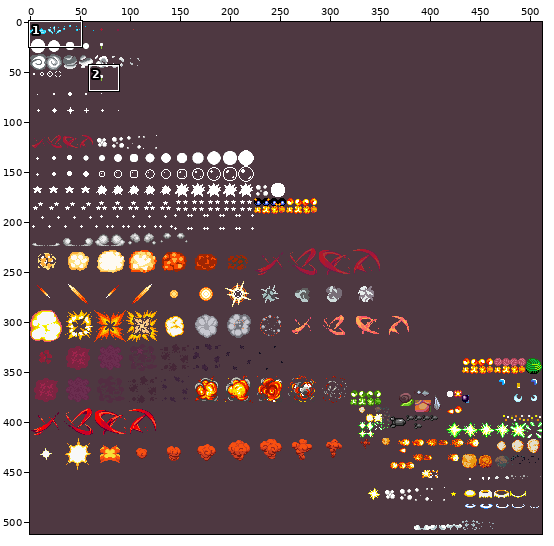
Two states of a sprite sheet, bengt/gfx/sprEffects.png. The picture above shows the old version from afar; the outline marks the close-up.
Close-up. Before the commit:
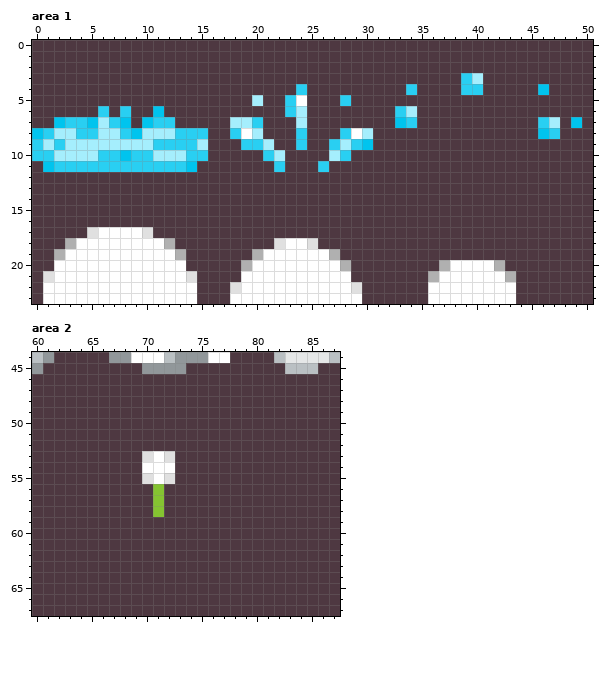
The file is 512x512 pixels. Colours within 5 levels of each other are drawn and written as one. Shown: area 1: x 0..50, y 0..23; area 2: x 60..87, y 44..67.
The same view after the edit:
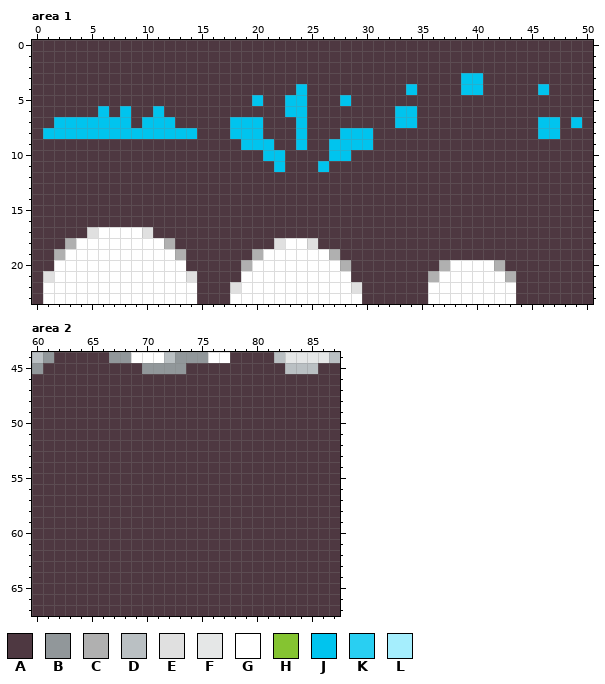
Palette (. is transparent): A #4e3841  B #91979a  C #b0b0b0  D #bac0c3  E #e0e0e0  F #e5e7e7  G #ffffff  H #85c431  J #00c4ee  K #29cff2  L #a5eefd
Change:
Area 1:
y 3: x 39..40 KL -> JJ
y 4: x 24 K -> J; x 34 K -> J; x 39..40 KK -> JJ
y 5: x 20 L -> J; x 23..24 KG -> JJ; x 28 K -> J
y 6: x 6 K -> J; x 8 K -> J; x 23..24 KL -> JJ; x 33..34 KL -> JJ
y 7: x 3..4 KK -> JJ; x 6..7 LK -> JJ; x 11..12 KK -> JJ; x 18..20 LLK -> JJJ; x 24 L -> J; x 34 K -> J; x 46..47 KL -> JJ
y 8: x 0..8 JKLLKKLLK -> AJJJJJJJJ; x 10..15 LLLKKK -> JJJJJA; x 18..20 KGL -> JJJ; x 24 K -> J; x 28..30 KGL -> JJJ; x 47 K -> J
y 9: x 0..15 KLKLLLLLLLLKKKKL -> AAAAAAAAAAAAAAAA; x 19..21 KKL -> JJJ; x 24 K -> J; x 27..29 KLK -> JJJ
y 10: x 0..15 KKLLLLKKJKKLLLKK -> AAAAAAAAAAAAAAAA; x 21..22 KL -> JJ; x 27..28 LK -> JJ
y 11: x 1..14 JKKKKKKKKKKKKJ -> AAAAAAAAAAAAAA; x 22 K -> J; x 26 K -> J
Area 2:
y 53: x 70..72 EGE -> AAA
y 54: x 70..72 GGG -> AAA
y 55: x 70..72 EGE -> AAA
y 56..58: x 71 H -> A
